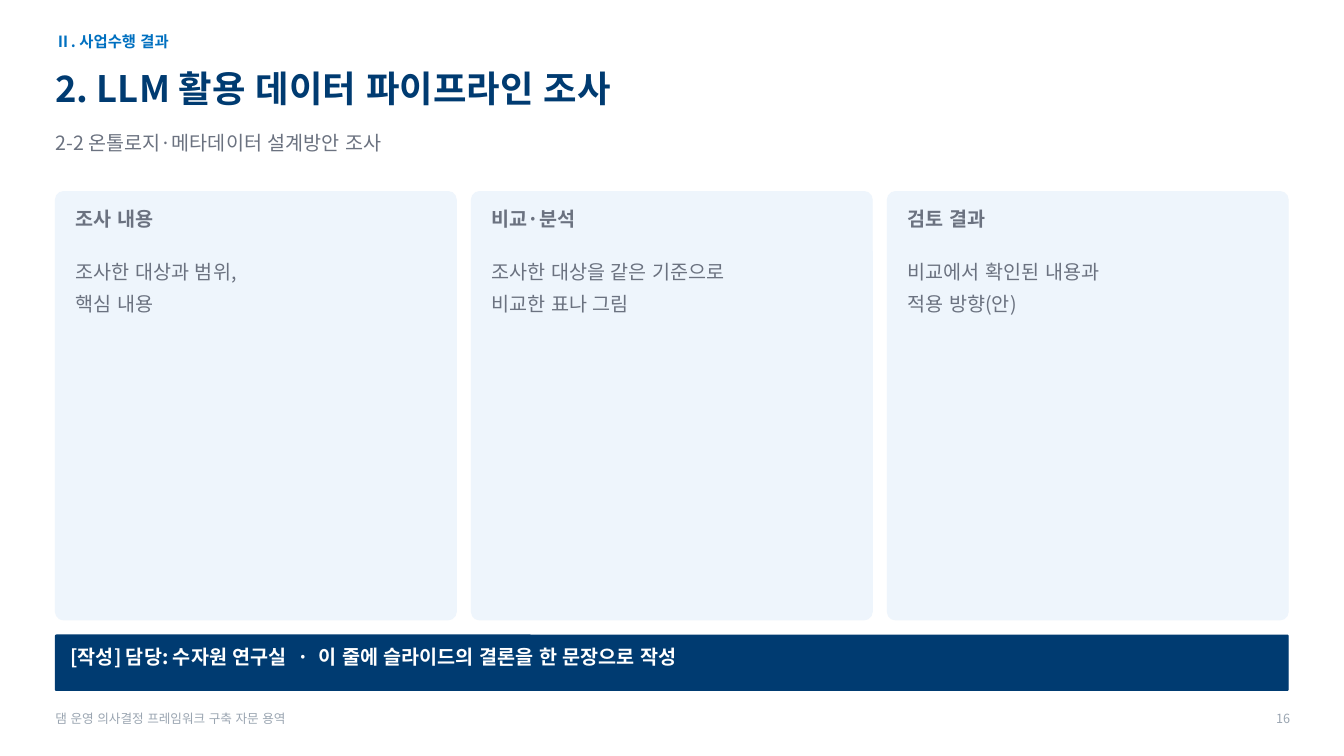
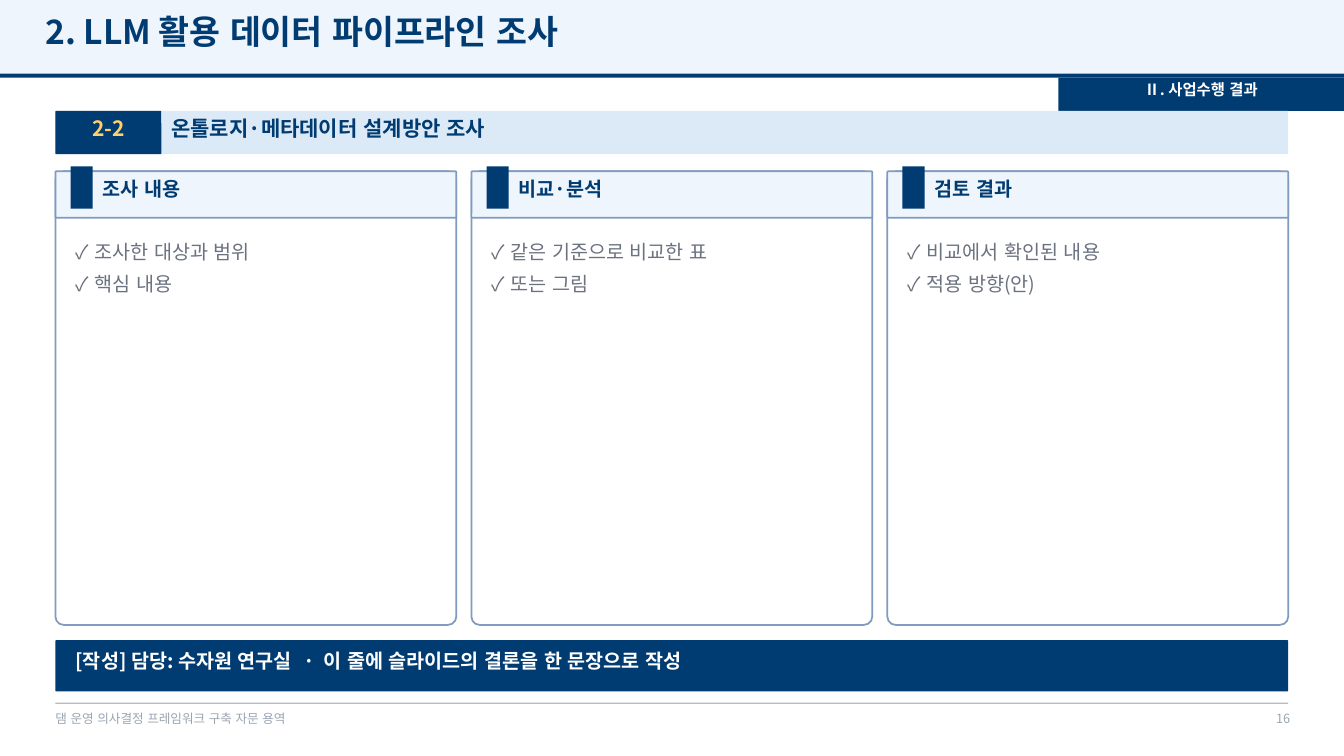
Before and after one commit to mkm1119/KGRAG-LLM, a slide deck: slide 16 of project_khnp/2026.12.09_최종보고회_발표자료_템플릿.pptx. Drawn at 1344x756 pixels with LibreOffice and Linux fonts; fonts in the diff are those of the drawing; background and template pictures are left out. Boxes give left, top, right and bottom in pixels: in the first picture for what was removed or moved away, otherwise in the second. Text is boxed around its words. In the diff, an @@ line names an element or a change of style, - is before the commit and + after.

```diff
--- a/project_khnp/2026.12.09_최종보고회_발표자료_템플릿.pptx
+++ b/project_khnp/2026.12.09_최종보고회_발표자료_템플릿.pptx
@@ rectangle added at (x1=0, y1=0, x2=1344, y2=74), fill #EEF5FC @@
@@ text "2. LLM 활용 데이터 파이프라인 ..." moved from (x1=55, y1=71, x2=611, y2=106) to (x1=45, y1=15, x2=558, y2=47) @@
@@ text "2. LLM 활용 데이터 파이프라인 ..." at (x1=45, y1=15, x2=558, y2=47): size 26 to 24 pt @@
@@ rectangle added at (x1=0, y1=74, x2=1344, y2=78), fill #003B71 @@
@@ text "Ⅱ. 사업수행 결과" moved from (x1=55, y1=34, x2=168, y2=49) to (x1=1144, y1=82, x2=1257, y2=97) @@
@@ text "Ⅱ. 사업수행 결과" at (x1=1144, y1=82, x2=1257, y2=97): text colour #0070C0 to #FFFFFF; alignment left to centre @@
@@ rectangle added at (x1=1059, y1=78, x2=1344, y2=111), fill #003B71 @@
@@ rounded rectangle added at (x1=55, y1=111, x2=1289, y2=154), fill #DCE9F7 @@
@@ rounded rectangle added at (x1=55, y1=111, x2=161, y2=154), fill #003B71 @@
@@ text at (x1=171, y1=118, x2=486, y2=138): text changed; size 14 to 15 pt; text colour #6B7280 to #003B71; bold on @@
-2-2 온톨로지·메타데이터 설계방안 조사
+온톨로지·메타데이터 설계방안 조사
@@ text added at (x1=92, y1=120, x2=125, y2=136), 15 pt, text #FFD166, bold @@
+2-2
@@ rounded rectangle resized from (x1=55, y1=192, x2=457, y2=620) to (x1=55, y1=171, x2=457, y2=625) @@
@@ rounded rectangle added at (x1=55, y1=171, x2=457, y2=218), fill #EEF5FC, outline #7F9CC0 1.25 pt @@
@@ rectangle added at (x1=71, y1=166, x2=93, y2=209), fill #003B71 @@
@@ text "조사 내용" moved from (x1=76, y1=209, x2=153, y2=228) to (x1=103, y1=179, x2=180, y2=198) @@
@@ rounded rectangle resized from (x1=472, y1=192, x2=873, y2=620) to (x1=472, y1=171, x2=873, y2=625) @@
@@ rounded rectangle added at (x1=472, y1=171, x2=873, y2=218), fill #EEF5FC, outline #7F9CC0 1.25 pt @@
@@ rectangle added at (x1=487, y1=166, x2=509, y2=209), fill #003B71 @@
@@ text "비교·분석" moved from (x1=492, y1=209, x2=576, y2=228) to (x1=519, y1=179, x2=603, y2=198) @@
@@ fill #EEF5FC to #FFFFFF; outline #EEF5FC 0.75 pt to #7F9CC0 1.25 pt in 3 elements at (x1=55, y1=171, x2=457, y2=625), (x1=472, y1=171, x2=873, y2=625), (x1=887, y1=171, x2=1289, y2=625) @@
@@ rounded rectangle resized from (x1=887, y1=192, x2=1289, y2=620) to (x1=887, y1=171, x2=1289, y2=625) @@
@@ rounded rectangle added at (x1=887, y1=171, x2=1289, y2=218), fill #EEF5FC, outline #7F9CC0 1.25 pt @@
@@ rectangle added at (x1=902, y1=166, x2=925, y2=209), fill #003B71 @@
@@ text colour #6B7280 to #003B71 in 3 elements at (x1=103, y1=179, x2=180, y2=198), (x1=519, y1=179, x2=603, y2=198), (x1=935, y1=179, x2=1012, y2=198) @@
@@ text "검토 결과" moved from (x1=908, y1=209, x2=985, y2=228) to (x1=935, y1=179, x2=1012, y2=198) @@
@@ text at (x1=94, y1=243, x2=250, y2=293): text changed @@
-조사한 대상과 범위,
-핵심 내용
+✓ 조사한 대상과 범위
+✓ 핵심 내용
@@ text at (x1=510, y1=243, x2=707, y2=293): text changed @@
-조사한 대상을 같은 기준으로
-비교한 표나 그림
+✓ 같은 기준으로 비교한 표
+✓ 또는 그림
@@ text at (x1=926, y1=242, x2=1100, y2=295): text changed @@
-비교에서 확인된 내용과
-적용 방향(안)
+✓ 비교에서 확인된 내용
+✓ 적용 방향(안)
@@ rounded rectangle resized from (x1=55, y1=635, x2=1289, y2=691) to (x1=55, y1=640, x2=1289, y2=692) @@
@@ rounded rectangle at (x1=55, y1=640, x2=1289, y2=692): outline #003B71 0.75 pt to none @@
@@ text "[작성] 담당: 수자원 연구실 · ..." moved from (x1=71, y1=647, x2=676, y2=668) to (x1=76, y1=651, x2=681, y2=672) @@
@@ rectangle added at (x1=55, y1=703, x2=1289, y2=704), fill #B6BCC6 @@
```
Also in this commit, not shown: 20 other slides changed, 1 other file.
